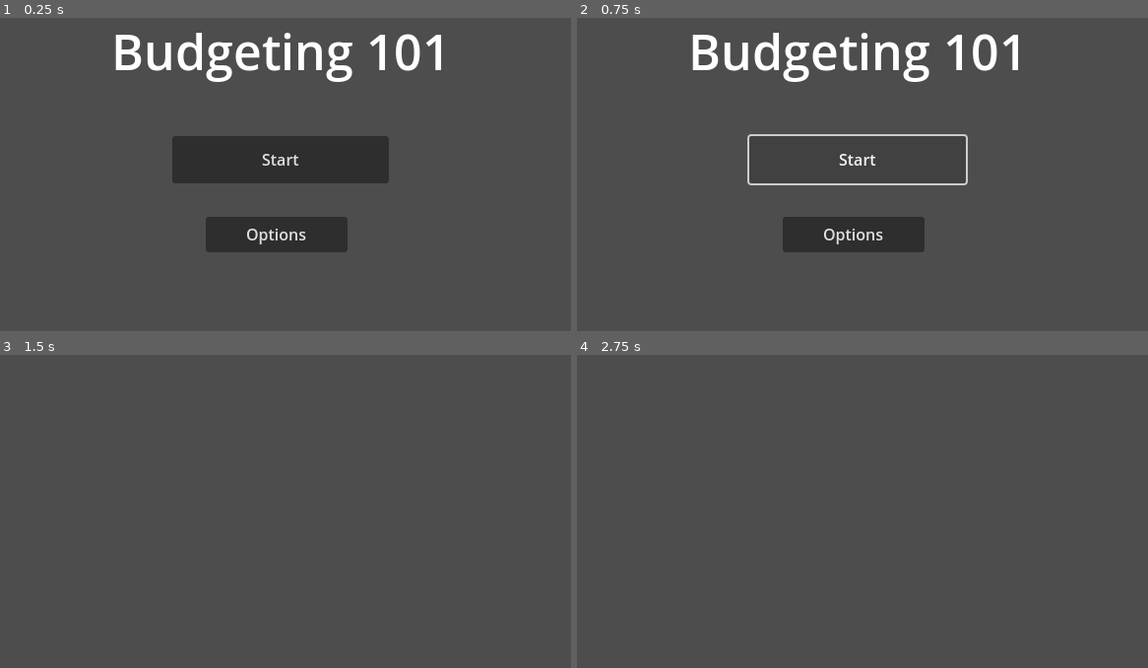
Above: before the commit, frames 1-4 (two rows, left to right).
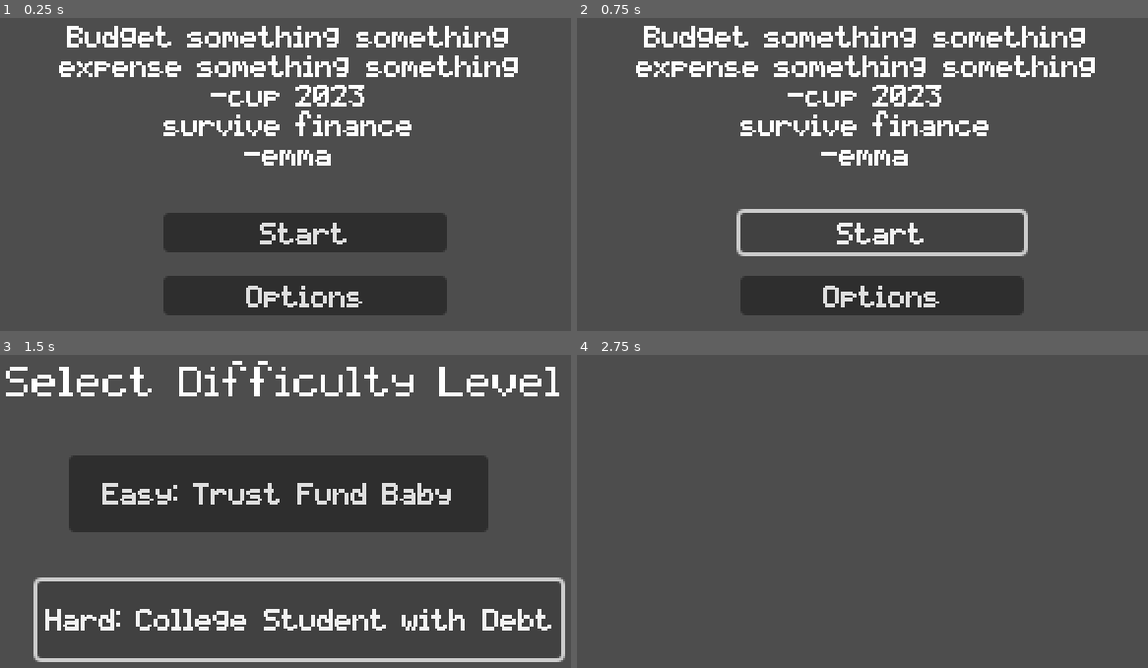
Above: after the commit, the same moments.

Repository: axu-1/Technica-2023-Godot-Project
Game: Godot game, scene res://main.tscn
Same seed, same stepped clock (60 frames per second), same inputs: the game is played once before the commit and once after it.
Inputs (mouse positions are in pixels of both pictures, inside the frame that each line leads up to):
- Up to frame 1 (0.25 s): no input
- Up to frame 2 (0.75 s): click "Start" at 0.5 s
- Up to frame 3 (1.5 s): click (296, 621) at 1.25 s, where only the run after the commit has a clickable "Hard: College Student with De…"
- Up to frame 4 (2.75 s): click (691, 411) at 2 s, where only the run after the commit has a clickable "Home"

The runs differ from the first frame. In frame 1, 23% of the frame differs, in the area x 10-91%, y 2-95%; in frame 2, 16%; in frame 3, 26%, in the area x 1-99%, y 1-99%; in frame 4, nothing differs.
Error in both runs: Invalid call. Nonexistent function 'instantiate' in base 'Nil'. (res://main.gd:26)

Commit message:
Buttons do stuff and fonts

Diff:
--- a/BudgetMenu/budget_menu.gd
+++ b/BudgetMenu/budget_menu.gd
@@ -1,31 +1,45 @@
 extends CanvasLayer
+
+@export var main_menu : PackedScene
 
 @onready var food_num = $%FoodNum
 @onready var rent_num = $%RentNum
 @onready var emergency_num = $%EmergencyNum
 @onready var leisure_num = $%LeisureNum
 @onready var utilities_num = $%UtilitiesNum
+@onready var income_num = $%IncomeLabel
 
 # Called when the node enters the scene tree for the first time.
 func _ready():
-	pass # Replace with function body.
-
-# Called every frame. 'delta' is the elapsed time since the previous frame.
-func _process(delta):
-	pass
-
+	set_stats()
+	income_num.text = "$" + str(Game.income)
 
 func _on_food_slider_value_changed(value):
-	food_num.text = value
+	food_num.text = "$" + str(value)
+	Game.food = value
 
 func _on_rent_slider_value_changed(value):
-	rent_num.text = value
+	rent_num.text = "$" + str(value)
+	Game.rent = value
 
 func _on_emergency_slider_value_changed(value):
-	emergency_num.text = value
+	emergency_num.text = "$" + str(value)
+	Game.emergency = value
 
 func _on_leisure_slider_value_changed(value):
-	leisure_num.text = value
+	leisure_num.text = "$" + str(value)
+	Game.leisure = value
 
 func _on_utlities_slider_value_changed(value):
-	utilities_num.text = value
+	utilities_num.text = "$" + str(value)
+	Game.utilities = value
+
+func set_stats():
+	match Game.difficulty_lvl:
+		Game.difficulty.EASY:
+			Game.income = 10000
+		Game.difficulty.HARD:
+			Game.income = 5000
+
+func _on_home_button_pressed():
+	Game.emit_signal("goto_scene", main_menu)
--- a/BudgetMenu/budget_menu.tscn
+++ b/BudgetMenu/budget_menu.tscn
@@ -1,9 +1,11 @@
-[gd_scene load_steps=2 format=3 uid="uid://dpufl0l80m4io"]
+[gd_scene load_steps=3 format=3 uid="uid://dpufl0l80m4io"]
 
 [ext_resource type="Script" path="res://BudgetMenu/budget_menu.gd" id="1_1tv5o"]
+[ext_resource type="PackedScene" uid="uid://d2rqcql5ks5rj" path="res://Menus/main_menu.tscn" id="2_v877r"]
 
 [node name="BudgetMenu" type="CanvasLayer"]
 script = ExtResource("1_1tv5o")
+main_menu = ExtResource("2_v877r")
 
 [node name="BackgroundPanelContainer" type="PanelContainer" parent="."]
 anchors_preset = 15
@@ -12,19 +14,29 @@
 offset_left = 32.0
 offset_top = 32.0
 offset_right = -32.0
-offset_bottom = -40.0
+offset_bottom = -25.0
 grow_horizontal = 2
 grow_vertical = 2
+scale = Vector2(1, 1.00245)
 
 [node name="VBoxContainer" type="VBoxContainer" parent="BackgroundPanelContainer"]
 layout_mode = 2
 
-[node name="Label" type="Label" parent="BackgroundPanelContainer/VBoxContainer"]
+[node name="BudgetLabel" type="Label" parent="BackgroundPanelContainer/VBoxContainer"]
 layout_mode = 2
 size_flags_vertical = 3
 size_flags_stretch_ratio = 0.5
-theme_override_font_sizes/font_size = 32
-text = "Budget"
+theme_override_font_sizes/font_size = 24
+text = "BUDGET"
+horizontal_alignment = 1
+vertical_alignment = 1
+
+[node name="IncomeLabel" type="Label" parent="BackgroundPanelContainer/VBoxContainer"]
+unique_name_in_owner = true
+layout_mode = 2
+theme_override_font_sizes/font_size = 12
+text = "Income: $0.00
+"
 horizontal_alignment = 1
 vertical_alignment = 1
 
@@ -75,31 +87,31 @@
 unique_name_in_owner = true
 layout_mode = 2
 size_flags_vertical = 3
-text = "0"
+text = "$0"
 
 [node name="RentNum" type="Label" parent="BackgroundPanelContainer/VBoxContainer/HorizontalBoxContainer/NumberVBoxContainer"]
 unique_name_in_owner = true
 layout_mode = 2
 size_flags_vertical = 3
-text = "0"
+text = "$0"
+
+[node name="UtilitiesNum" type="Label" parent="BackgroundPanelContainer/VBoxContainer/HorizontalBoxContainer/NumberVBoxContainer"]
+unique_name_in_owner = true
+layout_mode = 2
+size_flags_vertical = 3
+text = "$0"
 
 [node name="EmergencyNum" type="Label" parent="BackgroundPanelContainer/VBoxContainer/HorizontalBoxContainer/NumberVBoxContainer"]
 unique_name_in_owner = true
 layout_mode = 2
 size_flags_vertical = 3
-text = "0"
+text = "$0"
 
 [node name="LeisureNum" type="Label" parent="BackgroundPanelContainer/VBoxContainer/HorizontalBoxContainer/NumberVBoxContainer"]
 unique_name_in_owner = true
 layout_mode = 2
 size_flags_vertical = 3
-text = "0"
-
-[node name="UtilitiesNum" type="Label" parent="BackgroundPanelContainer/VBoxContainer/HorizontalBoxContainer/NumberVBoxContainer"]
-unique_name_in_owner = true
-layout_mode = 2
-size_flags_vertical = 3
-text = "0"
+text = "$0"
 
 [node name="SliderVBoxContainer" type="VBoxContainer" parent="BackgroundPanelContainer/VBoxContainer/HorizontalBoxContainer"]
 layout_mode = 2
@@ -113,15 +125,15 @@
 layout_mode = 2
 size_flags_vertical = 3
 
+[node name="UtlitiesSlider" type="HSlider" parent="BackgroundPanelContainer/VBoxContainer/HorizontalBoxContainer/SliderVBoxContainer"]
+layout_mode = 2
+size_flags_vertical = 3
+
 [node name="EmergencySlider" type="HSlider" parent="BackgroundPanelContainer/VBoxContainer/HorizontalBoxContainer/SliderVBoxContainer"]
 layout_mode = 2
 size_flags_vertical = 3
 
 [node name="LeisureSlider" type="HSlider" parent="BackgroundPanelContainer/VBoxContainer/HorizontalBoxContainer/SliderVBoxContainer"]
-layout_mode = 2
-size_flags_vertical = 3
-
-[node name="UtlitiesSlider" type="HSlider" parent="BackgroundPanelContainer/VBoxContainer/HorizontalBoxContainer/SliderVBoxContainer"]
 layout_mode = 2
 size_flags_vertical = 3
 
@@ -135,8 +147,23 @@
 size_flags_vertical = 3
 size_flags_stretch_ratio = 0.25
 
+[node name="HomeButton" type="Button" parent="."]
+anchors_preset = 7
+anchor_left = 0.5
+anchor_top = 1.0
+anchor_right = 0.5
+anchor_bottom = 1.0
+offset_left = -112.0
+offset_top = -148.0
+offset_right = -64.0
+offset_bottom = -128.0
+grow_horizontal = 2
+grow_vertical = 0
+text = "Home"
+
 [connection signal="value_changed" from="BackgroundPanelContainer/VBoxContainer/HorizontalBoxContainer/SliderVBoxContainer/FoodSlider" to="." method="_on_food_slider_value_changed"]
 [connection signal="value_changed" from="BackgroundPanelContainer/VBoxContainer/HorizontalBoxContainer/SliderVBoxContainer/RentSlider" to="." method="_on_rent_slider_value_changed"]
+[connection signal="value_changed" from="BackgroundPanelContainer/VBoxContainer/HorizontalBoxContainer/SliderVBoxContainer/UtlitiesSlider" to="." method="_on_utlities_slider_value_changed"]
 [connection signal="value_changed" from="BackgroundPanelContainer/VBoxContainer/HorizontalBoxContainer/SliderVBoxContainer/EmergencySlider" to="." method="_on_emergency_slider_value_changed"]
 [connection signal="value_changed" from="BackgroundPanelContainer/VBoxContainer/HorizontalBoxContainer/SliderVBoxContainer/LeisureSlider" to="." method="_on_leisure_slider_value_changed"]
-[connection signal="value_changed" from="BackgroundPanelContainer/VBoxContainer/HorizontalBoxContainer/SliderVBoxContainer/UtlitiesSlider" to="." method="_on_utlities_slider_value_changed"]
+[connection signal="pressed" from="HomeButton" to="." method="_on_home_button_pressed"]
--- /dev/null
+++ b/GUI/default_theme.tres
@@ -0,0 +1,7 @@
+[gd_resource type="Theme" load_steps=2 format=3 uid="uid://cc470lqkt6bcr"]
+
+[ext_resource type="FontFile" uid="uid://b71cv8gqsb67l" path="res://GUI/pixelmix.ttf" id="1_bmi2o"]
+
+[resource]
+default_font = ExtResource("1_bmi2o")
+default_font_size = 12
--- a/Menus/difficulty_menu.gd
+++ b/Menus/difficulty_menu.gd
@@ -12,9 +12,9 @@
 	pass
 
 func _on_easy_button_pressed():
-	Game.difficulty_lvl = 0
+	Game.difficulty_lvl = Game.difficulty.EASY
 	Game.emit_signal("goto_scene", budget_menu)
 
 func _on_hard_button_pressed():
-	Game.difficulty_lvl = 1
+	Game.difficulty_lvl = Game.difficulty.HARD
 	Game.emit_signal("goto_scene", budget_menu)
--- a/Menus/difficulty_menu.tscn
+++ b/Menus/difficulty_menu.tscn
@@ -1,28 +1,33 @@
-[gd_scene load_steps=2 format=3 uid="uid://cqm7gy15epovj"]
+[gd_scene load_steps=3 format=3 uid="uid://bplu7ldec7j8c"]
 
 [ext_resource type="Script" path="res://Menus/difficulty_menu.gd" id="1_rkuv8"]
+[ext_resource type="PackedScene" uid="uid://dpufl0l80m4io" path="res://BudgetMenu/budget_menu.tscn" id="2_1qkuv"]
 
 [node name="Difficulty" type="Node2D"]
 script = ExtResource("1_rkuv8")
+budget_menu = ExtResource("2_1qkuv")
 
 [node name="Label" type="Label" parent="."]
-offset_left = 60.0
-offset_top = 34.0
-offset_right = 575.0
-offset_bottom = 106.0
-theme_override_font_sizes/font_size = 50
+offset_left = 16.0
+offset_top = 16.0
+offset_right = 304.0
+offset_bottom = 48.0
+theme_override_font_sizes/font_size = 18
 text = "Select Difficulty Level"
 
 [node name="EasyButton" type="Button" parent="."]
-offset_left = 231.0
-offset_top = 152.0
-offset_right = 444.0
-offset_bottom = 191.0
+offset_left = 48.0
+offset_top = 64.0
+offset_right = 261.0
+offset_bottom = 103.0
 text = "Easy: Trust Fund Baby"
 
 [node name="HardButton" type="Button" parent="."]
-offset_left = 196.0
-offset_top = 228.0
-offset_right = 485.0
-offset_bottom = 267.0
+offset_left = 32.0
+offset_top = 128.0
+offset_right = 298.0
+offset_bottom = 167.0
 text = "Hard: College Student with Debt"
+
+[connection signal="pressed" from="EasyButton" to="." method="_on_easy_button_pressed"]
+[connection signal="pressed" from="HardButton" to="." method="_on_hard_button_pressed"]
--- a/Menus/main_menu.gd
+++ b/Menus/main_menu.gd
@@ -1,5 +1,4 @@
 extends CanvasLayer
-
 
 @export var difficulty_menu : PackedScene
 # Called when the node enters the scene tree for the first time.
--- a/Menus/main_menu.tscn
+++ b/Menus/main_menu.tscn
@@ -1,22 +1,31 @@
-[gd_scene load_steps=2 format=3 uid="uid://d2rqcql5ks5rj"]
+[gd_scene load_steps=3 format=3 uid="uid://d2rqcql5ks5rj"]
 
 [ext_resource type="Script" path="res://Menus/main_menu.gd" id="1_rnb2a"]
+[ext_resource type="PackedScene" uid="uid://bplu7ldec7j8c" path="res://Menus/difficulty_menu.tscn" id="2_7wg56"]
 
 [node name="MainMenu" type="CanvasLayer"]
 script = ExtResource("1_rnb2a")
+difficulty_menu = ExtResource("2_7wg56")
 
 [node name="StartButton" type="Button" parent="."]
-offset_left = 201.0
-offset_top = 146.0
-offset_right = 421.0
-offset_bottom = 194.0
+anchors_preset = 8
+anchor_left = 0.5
+anchor_top = 0.5
+anchor_right = 0.5
+anchor_bottom = 0.5
+offset_left = -64.0
+offset_top = 22.0
+offset_right = 80.0
+offset_bottom = 42.0
+grow_horizontal = 2
+grow_vertical = 2
 text = "Start"
 
 [node name="OptionsButton" type="Button" parent="."]
-offset_left = 235.0
-offset_top = 228.0
-offset_right = 379.0
-offset_bottom = 264.0
+offset_left = 96.0
+offset_top = 144.0
+offset_right = 240.0
+offset_bottom = 164.0
 text = "Options"
 
 [node name="TitleLabel" type="Label" parent="."]
@@ -25,14 +34,18 @@
 anchor_top = 0.5
 anchor_right = 0.5
 anchor_bottom = 0.5
-offset_left = -243.0
-offset_top = -155.0
-offset_right = 226.0
-offset_bottom = -51.0
+offset_left = -144.0
+offset_top = -74.0
+offset_right = 144.0
+offset_bottom = 16.0
 grow_horizontal = 2
 grow_vertical = 2
-theme_override_font_sizes/font_size = 50
-text = "Budgeting 101"
+text = "Budget something something expense something something
+-cup 2023
+survive finance
+-emma
+"
 horizontal_alignment = 1
+autowrap_mode = 2
 
 [connection signal="pressed" from="StartButton" to="." method="_on_start_button_pressed"]
--- a/Singletons/Game.gd
+++ b/Singletons/Game.gd
@@ -29,3 +29,6 @@
 var emergency
 var leisure
 var utilities
+
+var income
+var happiness
--- a/project.godot
+++ b/project.godot
@@ -20,11 +20,18 @@
 
 [display]
 
-window/size/viewport_width=640
-window/size/viewport_height=360
+window/size/viewport_width=320
+window/size/viewport_height=180
+window/size/window_width_override=1280
+window/size/window_height_override=720
 window/stretch/mode="viewport"
+
+[gui]
+
+theme/custom="res://GUI/default_theme.tres"
 
 [rendering]
 
+textures/canvas_textures/default_texture_filter=0
 renderer/rendering_method="gl_compatibility"
 renderer/rendering_method.mobile="gl_compatibility"
Binary file added: GUI/pixelmix.ttf
Not shown, added: GUI/pixelmix.ttf.import
